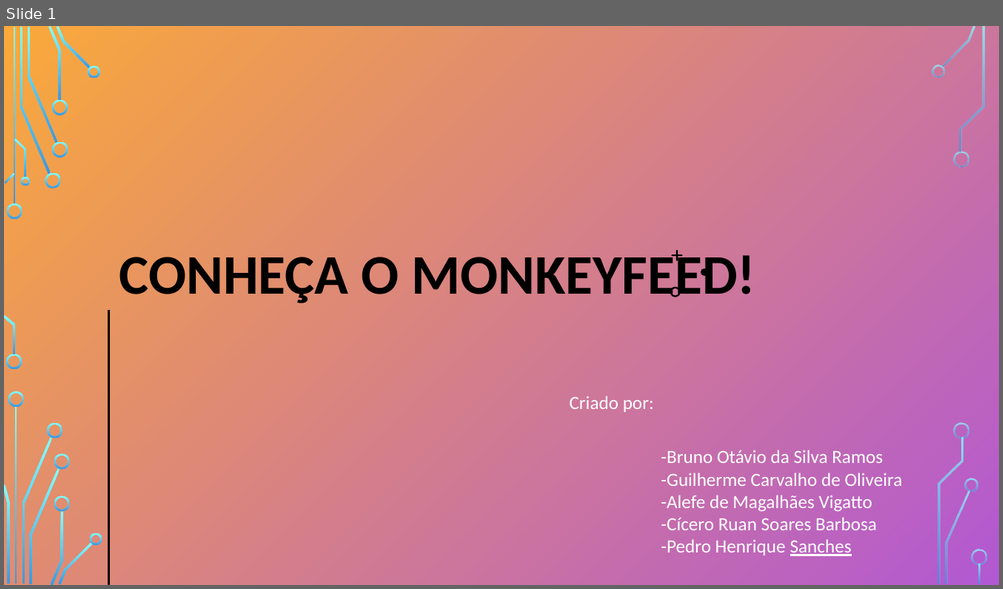
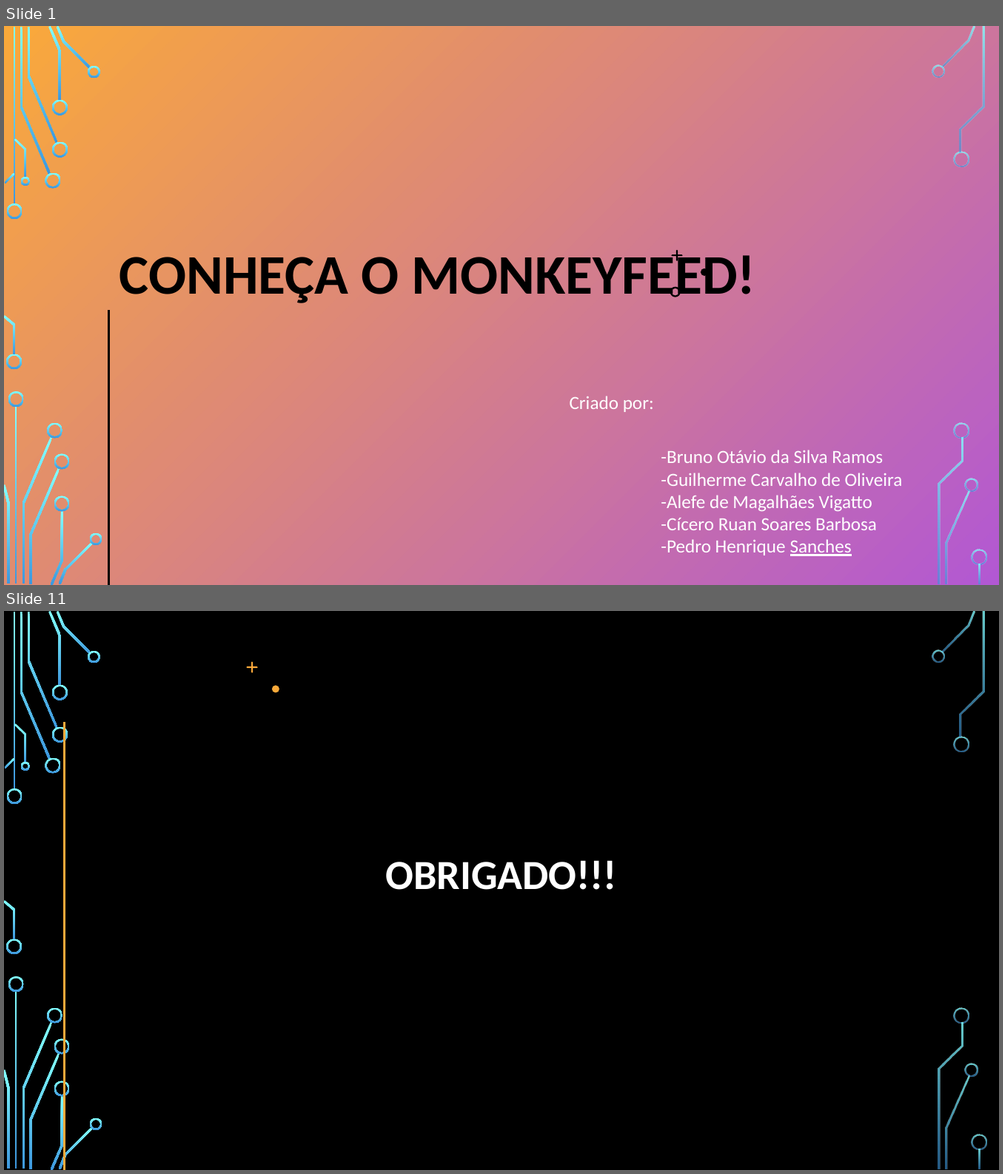
Before and after one commit to Cisenai/MonkeyFeed, a slide deck: docs/monkeyfeed3.pptm. Shown one above the other, each under a label of ours: slide 1 before the commit, slides 1 and 11 after it; the slides between them are not shown. The pictures are 1003x589 and 1003x1174 pixels, drawn with LibreOffice and Linux fonts; fonts in the diff are those of the drawing; background and template pictures are left out. Boxes give left, top, right and bottom in pixels: in the first picture for what was removed or moved away, otherwise in the second. Text is boxed around its words. In the diff, an @@ line names an element or a change of style, - is before the commit and + after.

```diff
--- a/docs/monkeyfeed3.pptm
+++ b/docs/monkeyfeed3.pptm
@@ slide 11 added at (4, 611, 999, 1170), background picture (left out); not listed: 36 template elements that a slide beside it also shows @@
@@ freeform shape added at (247, 662, 258, 673), fill #FAA93A @@
@@ freeform shape added at (272, 686, 279, 693), fill #FAA93A @@
@@ line added from (65, 723) to (65, 1170), #B258D3 2 pt @@
@@ title added at (386, 860, 617, 890), 40 pt, text #FFFFFF, bold @@
+OBRIGADO!!!
```
Also in this commit, not shown: 3 slides changed, 5 other slides added, 3 slides removed.
